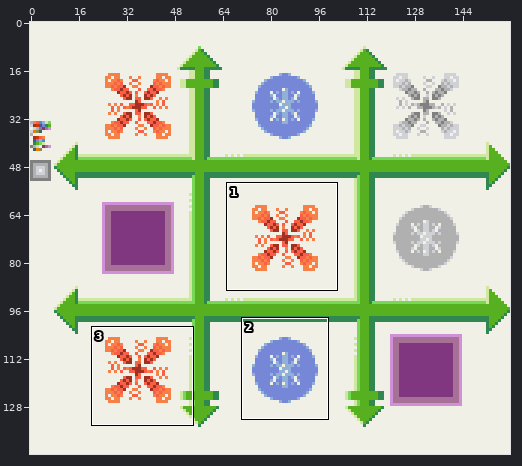
File history of a pixel-art file, graphics/artwork/concept_art/game_3x3.ase. The first picture is a wide view before the edit; the outline marks the close-up.
Close-up. The starting point:
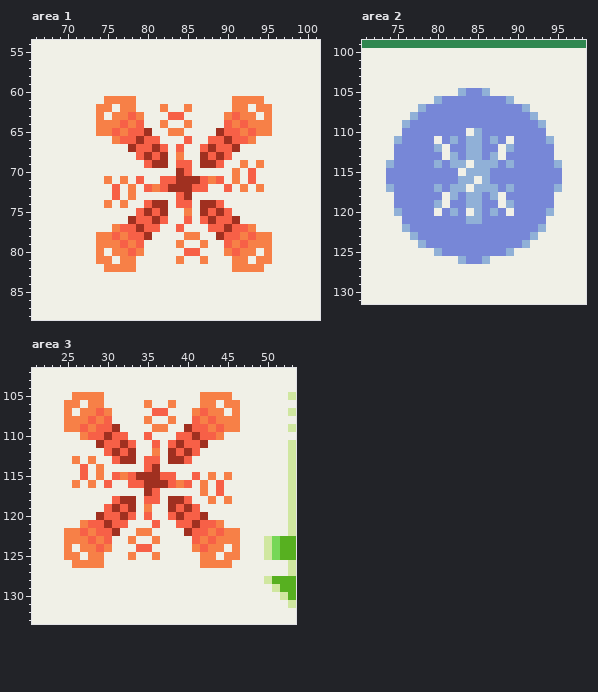
160x144 pixels, 1 frame. Shown: area 1: x 66..101, y 54..88; area 2: x 71..98, y 99..131; area 3: x 21..53, y 102..133. The commit also changed other parts of the picture, which this record leaves out.
New version:
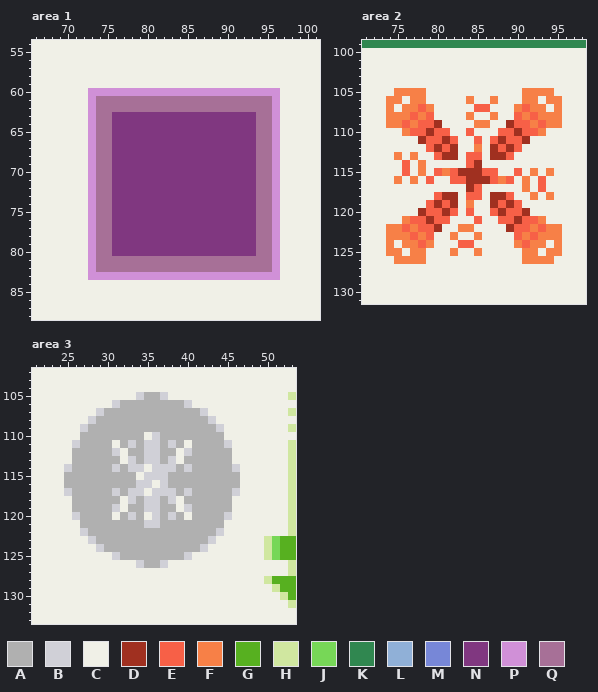
Palette (. is transparent): A #b0b0b0  B #d0d0d7  C #f0f0e7  D #a03020  E #f76047  F #f78047  G #57b020  H #d0e7a0  J #77d757  K #308750  L #90b0d7  M #7787d7  N #803780  P #d090d7  Q #a77097
The exact change:
Changed rows in their new state; - is an unchanged pixel.
Area 1, layer "Cursor":
first column x 73:
60 PPPPPPPPPPPPPPPPPPPPPPPP
61 PQQQQQQQQQQQQQQQQQQQQQQP
62 PQQQQQQQQQQQQQQQQQQQQQQP
63 PQQNNNNNNNNNNNNNNNNNNQQP
64 PQQNNNNNNNNNNNNNNNNNNQQP
65 PQQNNNNNNNNNNNNNNNNNNQQP
66 PQQNNNNNNNNNNNNNNNNNNQQP
67 PQQNNNNNNNNNNNNNNNNNNQQP
68 PQQNNNNNNNNNNNNNNNNNNQQP
69 PQQNNNNNNNNNNNNNNNNNNQQP
70 PQQNNNNNNNNNNNNNNNNNNQQP
71 PQQNNNNNNNNNNNNNNNNNNQQP
72 PQQNNNNNNNNNNNNNNNNNNQQP
73 PQQNNNNNNNNNNNNNNNNNNQQP
74 PQQNNNNNNNNNNNNNNNNNNQQP
75 PQQNNNNNNNNNNNNNNNNNNQQP
76 PQQNNNNNNNNNNNNNNNNNNQQP
77 PQQNNNNNNNNNNNNNNNNNNQQP
78 PQQNNNNNNNNNNNNNNNNNNQQP
79 PQQNNNNNNNNNNNNNNNNNNQQP
80 PQQNNNNNNNNNNNNNNNNNNQQP
81 PQQQQQQQQQQQQQQQQQQQQQQP
82 PQQQQQQQQQQQQQQQQQQQQQQP
83 PPPPPPPPPPPPPPPPPPPPPPPP
Area 2, layer "Game X's and O's":
first column x 74:
105 -FFFF----CCCC----FFFF-
106 FF-FF-CCCCFCCFCC-FF-FF
107 F-FFEFCCCCCEECCCFEFF-F
108 FFFEFECCCCFCCFCCEFEFFF
109 FFEFEEDCCCCFFCCDEEFEFF
110 --FEEDEECCECCCEEDEEF--
111 -CCCDEEDECCECEDEEDCCC-
112 -CCCCEDEDCCFCDEDECCCC-
113 -FCFCCEDDCEECDDECCCCC-
114 CCECFCCCCCEDCCCCCCCCCC
115 CCECFCEFEDDDEECCECFCFC
116 CFCFCECCEEDDDEFECFCECC
117 CCCCCCCCCCDECCCCCFCECC
118 -CCCCCEDDCEECDDECCFCF-
119 -CCCCEDEDCFCCDEDECCCC-
120 -CCCDEEDECECCEDEEDCCC-
121 --FEEDEECCCECCEEDEEF--
122 FFEFEEDCCFFCCCCDEEFEFF
123 FFFEFECCFCCFCCCCEFEFFF
124 F-FFEFCCCEECCCCCFEFF-F
125 FF-FF-CCFCCFCCCC-FF-FF
126 -FFFF----CCCC----FFFF-
Area 3, layer "Game X's and O's":
first column x 25:
105 -CCCC----BAAB----CCCC-
106 CC-CC-BAAAAAAAAB-CC-CC
107 C-CCBAAAAAAAAAAAABCC-C
108 CCCBAAAAAAAAAAAAAABCCC
109 CCBAAAAAAAAAAAAAAAABCC
110 --AAAAAAAACBAAAAAAAA--
111 -BAAAACABABBABACAAAAB-
112 -AAAAABCAABBAACBAAAAA-
113 -AAAAAACBABBABCAAAAAA-
114 BAAAAABABBCBBBABAAAAAB
115 AAAAAAAAACBBBAAAAAAAAA
116 AAAAAAAAABBCBAAAAAAAAA
117 BAAAAABABBCBBBABAAAAAB
118 -AAAAAACBABBABCAAAAAA-
119 -AAAAABCAABBAACBAAAAA-
120 -BAAAACABACBABACAAAAB-
121 --AAAAAAAABBAAAAAAAA--
122 CCBAAAAAAAAAAAAAAAABCC
123 CCCBAAAAAAAAAAAAAABCCC
124 C-CCBAAAAAAAAAAAABCC-C
125 CC-CC-BAAAAAAAAB-CC-CC
126 -CCCC----BAAB----CCCC-
